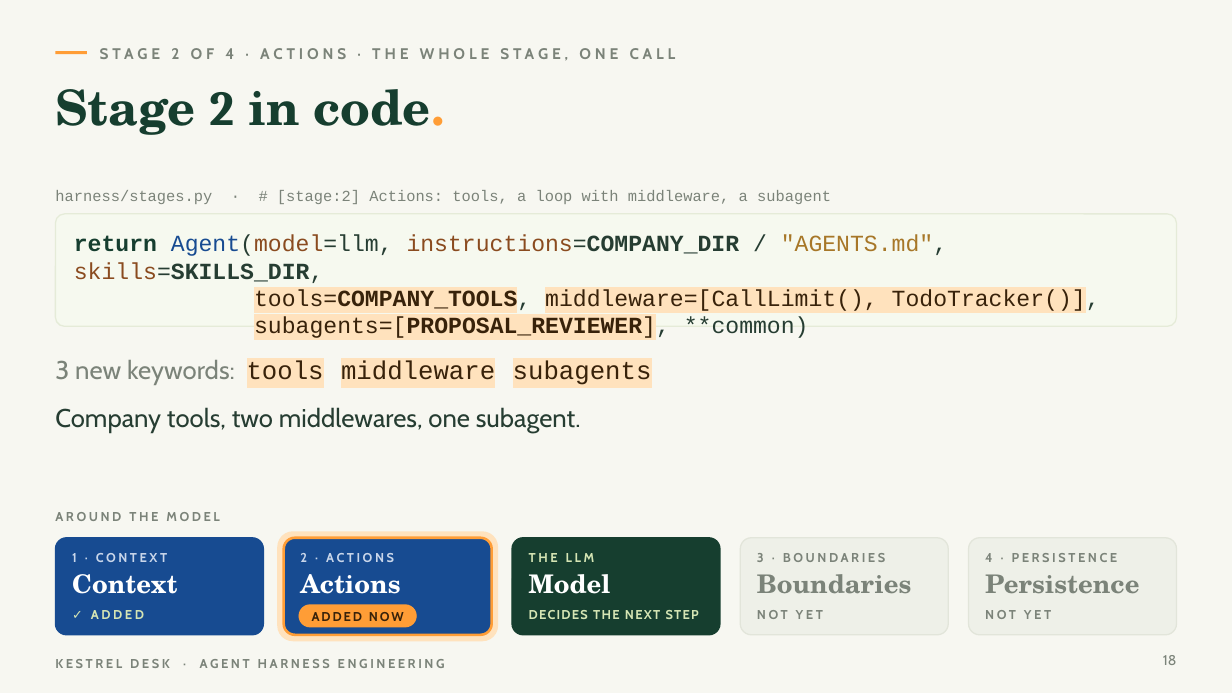
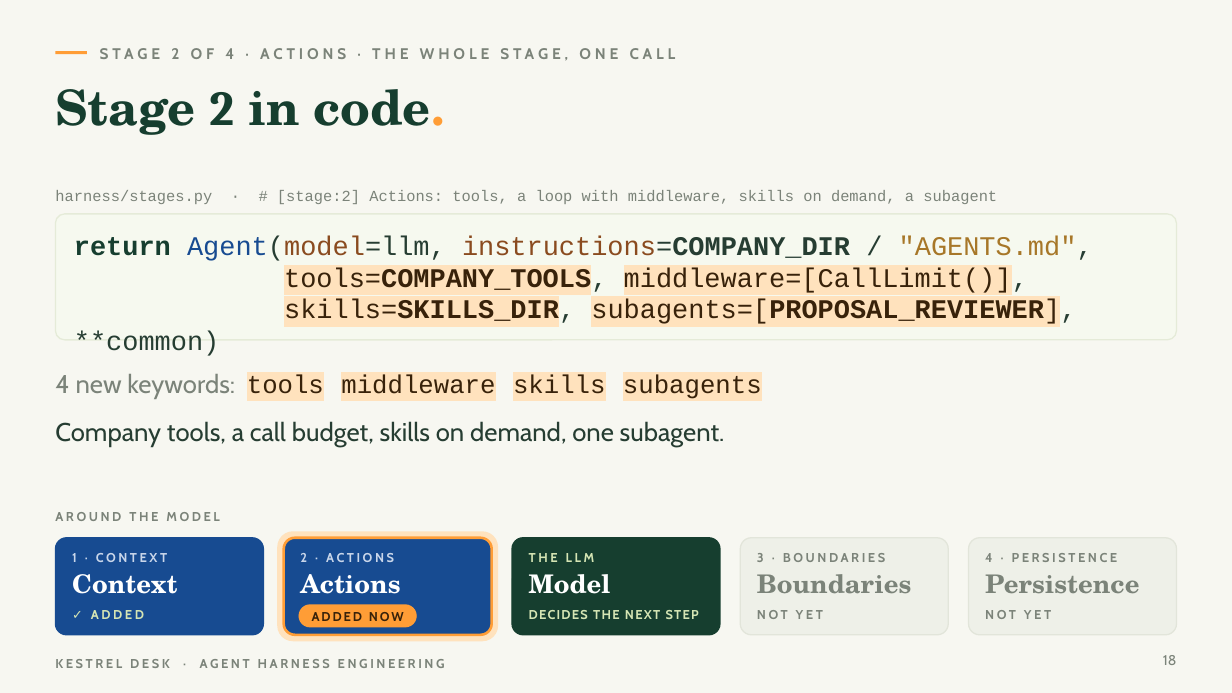
Before and after one commit to shubham-t/kestrel-desk, a slide deck: slide 18 of deck/Kestrel-Desk-Harness-Engineering.pptx. Drawn at 1232x693 pixels with LibreOffice and Linux fonts; fonts in the diff are those of the drawing. Boxes give left, top, right and bottom in pixels: in the first picture for what was removed or moved away, otherwise in the second. Text is boxed around its words. In the diff, an @@ line names an element or a change of style, - is before the commit and + after.

```diff
--- a/deck/Kestrel-Desk-Harness-Engineering.pptx
+++ b/deck/Kestrel-Desk-Harness-Engineering.pptx
@@ text at [55, 190, 997, 204]: text changed @@
-harness/stages.py · # [stage:2] Actions: tools, a loop with middleware, a subagent
+harness/stages.py · # [stage:2] Actions: tools, a loop with middleware, skills on demand, a subagent
@@ rounded rectangle: place and size @@
-rounded rectangle at [55, 213, 1177, 326]
+rounded rectangle at [55, 213, 1177, 339]
@@ rounded rectangle at [55, 213, 1177, 339]: proportions changed @@
@@ text at [74, 236, 1093, 326]: text changed; size 18 to 21 pt @@
-return Agent(model=llm, instructions=COMPANY_DIR / "AGENTS.md", skills=SKILLS_DIR,
-tools=COMPANY_TOOLS, middleware=[CallLimit(), TodoTracker()],
-subagents=[PROPOSAL_REVIEWER], **common)
+return Agent(model=llm, instructions=COMPANY_DIR / "AGENTS.md",
+tools=COMPANY_TOOLS, middleware=[CallLimit()],
+skills=SKILLS_DIR, subagents=[PROPOSAL_REVIEWER], **common)
@@ text at [55, 374, 762, 399]: text changed @@
-3 new keywords: tools middleware subagents
+4 new keywords: tools middleware skills subagents
@@ text at [55, 421, 725, 447]: text changed @@
-Company tools, two middlewares, one subagent.
+Company tools, a call budget, skills on demand, one subagent.
```
Also in this commit, not shown: 14 other slides changed, 3 slides added, 3 slides removed, 33 other files.
